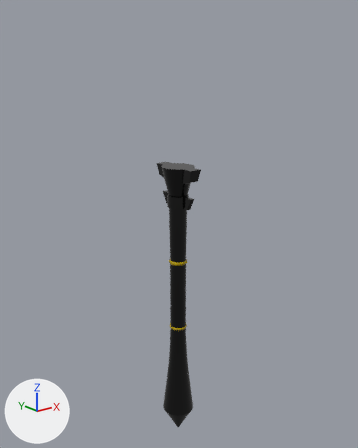
One commit to the FBX model Assets/Art/Staff.fbx: the scene before it, then after it.
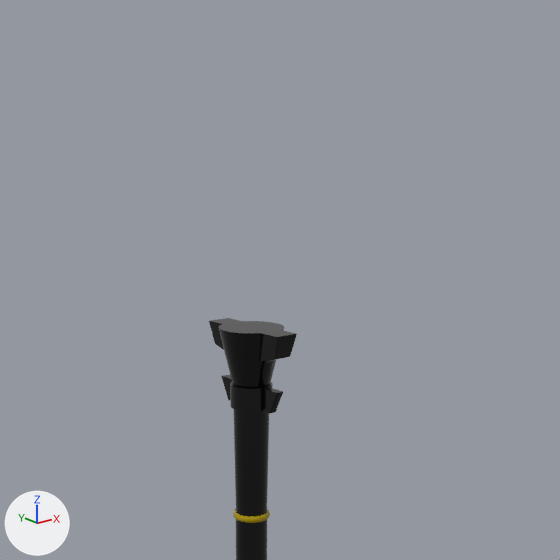
Each version is shown whole from a 50 mm lens placed at (-2.83, -3.65, 3.82), pointed at (0.07, -0.03, 2.37), then close up on the part from 14% to 94% of the width and 0% to 64% of the height. The axes (+X, +Y, +Z) are drawn at lower left. The lights are the same throughout. Where no turn or scale is listed for an object, it has been applied to the vertices.

Script lines for the objects in view, before the commit:
```python
me_cylinder_011 = bpy.data.meshes.new('Cylinder.011')
me_cylinder_011.from_pydata(...)  # 11394 vertices, 11392 faces; spans x -0.16..0.16, y -0.26..0.26, z -1.58..1.3
# faces by material slot: [7296, 4096]
me_cylinder_011.materials.append(mat_material_010)  # black #000000
me_cylinder_011.materials.append(mat_material_015)  # yellow #ab9200
ob_cylinder_010 = bpy.data.objects.new('Cylinder.010', me_cylinder_011)
ob_cylinder_010.location = (-0.002, -0.1, 1.656)
```
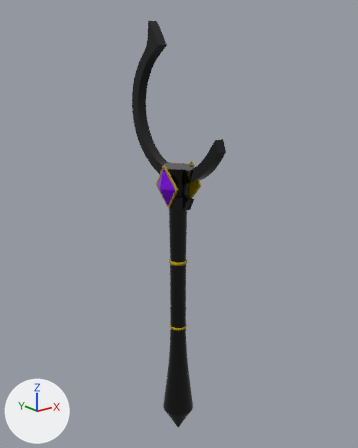
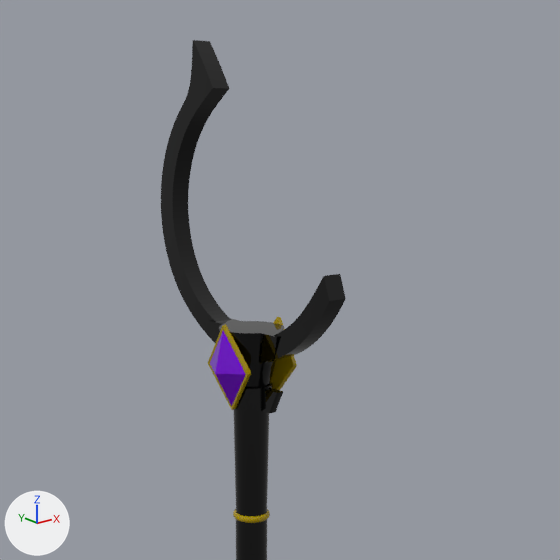
What differs and where, as boxes [x1, y1, x2, y2] in the close-ups (560 x 560 px):
'Cylinder.009', added (black): after [161, 40, 346, 362]
'Cone.002', added (purple): after [208, 324, 251, 410]
    faces in mat_material_014 (purple #7600d3): [210, 331, 246, 406]
    faces in mat_material_015 (yellow #ab9200): [208, 324, 251, 410]
'Cone.001', added: after [271, 317, 297, 390]

The change in detail:
Material 'Material.014' (mat_material_014) is new.
Its base color is (0.18, 0.0, 0.65) (purple #7600d3).
Its roughness is 0.0.
Mesh me_cone_001 is new.
It has 17 vertices, 17 faces and spans x -0.033..0.085, y -0.154..0.154, z -0.209..0.207.
Faces by material slot: [13, 4].
It uses material mat_material_015 (yellow #ab9200).
It uses material mat_material_014 (purple #7600d3).
Mesh me_cylinder_002 is new.
It has 1378 vertices, 1376 faces and spans x -0.042..0.053, y -0.6..0.647, z -0.592..0.829.
It uses material mat_material_010 (black #000000).
Mesh me_cone_002 is new.
It has 17 vertices, 17 faces and spans x -0.085..0.033, y -0.154..0.154, z -0.209..0.207.
Faces by material slot: [13, 4].
It uses material mat_material_015 (yellow #ab9200).
It uses material mat_material_014 (purple #7600d3).
Object 'Cone.001' (ob_cone_001) is new; it shows me_cone_001.
Its location is (0.132, -0.106, 2.784).
Object 'Cylinder.009' (ob_cylinder_009) is new; it shows me_cylinder_002.
Its location is (-0.007, -0.079, 3.401).
Object 'Cone.002' (ob_cone_002) is new; it shows me_cone_002.
Its location is (-0.136, -0.106, 2.784).
